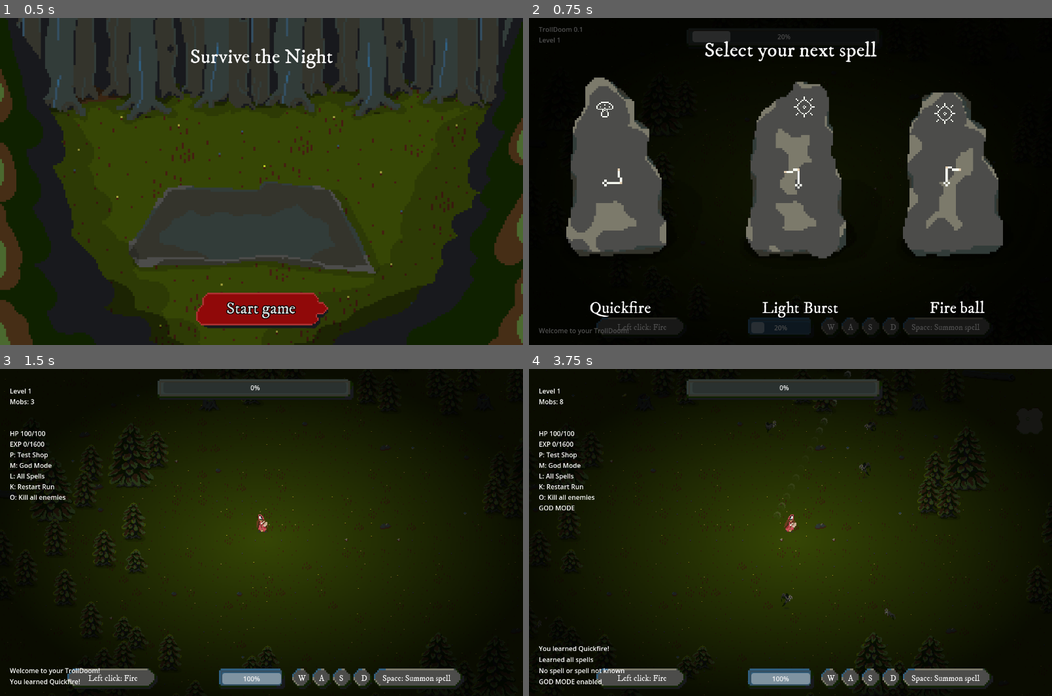
Above: before the commit, frames 1-4 (two rows, left to right).
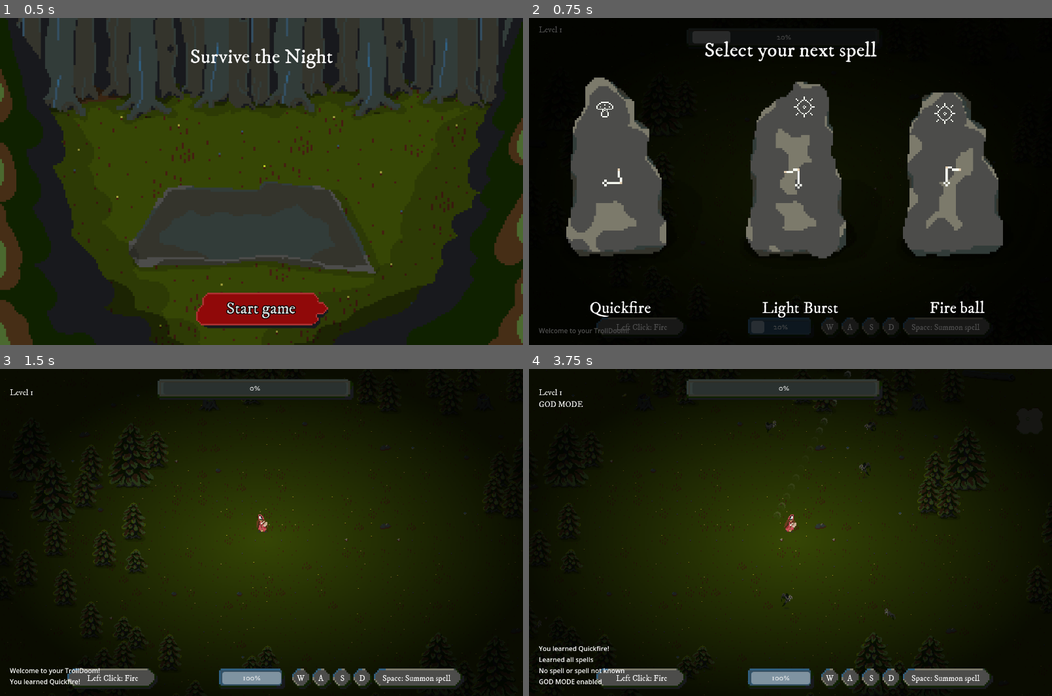
Above: after the commit, the same moments.

Repository: milestone-dev/ld55
Game: Godot game, scene res://scenes/start.tscn
The game is run twice, just before and just after one commit, with the same random seed, the same clock (stepped at 60 frames per second) and the same inputs.
Inputs (mouse positions are in pixels of both pictures, inside the frame that each line leads up to):
- Up to frame 1 (0.5 s): no input
- Up to frame 2 (0.75 s): click "Start game" at 0.5 s
- Up to frame 3 (1.5 s): click "Quickfire" at 1.25 s
- Up to frame 4 (3.75 s): tap Enter at 2 s; move the mouse to (905, 516) at 2.02 s; hold D (move_right) 2.03-2.75 s; tap L (dev_allspells) at 2.1 s; click (905, 516) at 2.17 s; tap Space at 2.27 s; drag from (685, 548) to (900, 509) at 2.77 s; move the mouse to (842, 460) at 3.52 s; hold D (move_right) from 3.53 s (still down); tap 0 (dev_godmode) at 3.6 s

Frame 1 is identical in both runs. In frame 2, 0.2% of the frame differs, in the area x 1-71%, y 2-96%; in frame 3, 0.8%; in frame 4, 1.0%, in the area x 1-71%, y 5-96%.

Commit message:
Tweak guides

Diff:
--- a/scenes/casting_ui.tscn
+++ b/scenes/casting_ui.tscn
@@ -21,8 +21,15 @@
 [ext_resource type="AudioStream" uid="uid://cqbvw5sg3egca" path="res://assets/audio/sfx/DRUM15.ogg" id="19_ogir0"]
 [ext_resource type="AudioStream" uid="uid://uo3xnqrmj4wr" path="res://assets/audio/sfx/DRUM16.ogg" id="20_pyrhe"]
 [ext_resource type="Texture2D" uid="uid://bdtkat6fvtmf1" path="res://assets/sprites/GUIDE_DECA1.png" id="21_ralcp"]
-
-[node name="CastingUI" type="Control" node_paths=PackedStringArray("node_container", "line", "first_node", "hint_runes")]
+[ext_resource type="FontFile" uid="uid://dlsvdxtmmnmde" path="res://assets/fonts/IMFellDWPica-Regular.ttf" id="22_mprdl"]
+
+[sub_resource type="LabelSettings" id="LabelSettings_1j8b2"]
+font = ExtResource("22_mprdl")
+font_size = 28
+shadow_size = 3
+shadow_color = Color(0, 0, 0, 0.780392)
+
+[node name="CastingUI" type="Control" node_paths=PackedStringArray("node_container", "line", "first_node", "hint_runes", "hint_labels")]
 layout_mode = 3
 anchors_preset = 0
 script = ExtResource("1_0enga")
@@ -30,10 +37,11 @@
 line = NodePath("Line2D")
 first_node = NodePath("NodeContainers/A0")
 hint_runes = [NodePath("Hints/0"), NodePath("Hints/1"), NodePath("Hints/2"), NodePath("Hints/3"), NodePath("Hints/4"), NodePath("Hints/5"), NodePath("Hints/6"), NodePath("Hints/7")]
+hint_labels = [NodePath("Hints/Label0"), NodePath("Hints/Label1"), NodePath("Hints/Label2"), NodePath("Hints/Label3"), NodePath("Hints/Label4"), NodePath("Hints/Label5"), NodePath("Hints/Label6"), NodePath("Hints/Label7")]
 snap_distance = 8
 
 [node name="DrumBase" type="TextureRect" parent="."]
-modulate = Color(1, 1, 1, 0.235294)
+modulate = Color(1, 1, 1, 0.301961)
 layout_mode = 0
 offset_left = -80.0
 offset_top = -114.0
@@ -409,82 +417,210 @@
 offset_right = 40.0
 offset_bottom = 40.0
 
+[node name="Label0" type="Label" parent="Hints"]
+layout_mode = 1
+anchors_preset = 15
+anchor_right = 1.0
+anchor_bottom = 1.0
+offset_left = -232.0
+offset_top = -64.0
+offset_right = -141.0
+offset_bottom = -64.0
+grow_horizontal = 2
+grow_vertical = 2
+text = "Spell Name"
+label_settings = SubResource("LabelSettings_1j8b2")
+horizontal_alignment = 1
+vertical_alignment = 1
+
+[node name="Label1" type="Label" parent="Hints"]
+layout_mode = 1
+anchors_preset = 15
+anchor_right = 1.0
+anchor_bottom = 1.0
+offset_left = 352.0
+offset_top = -64.0
+offset_right = 443.0
+offset_bottom = -64.0
+grow_horizontal = 2
+grow_vertical = 2
+text = "Spell Name"
+label_settings = SubResource("LabelSettings_1j8b2")
+horizontal_alignment = 1
+vertical_alignment = 1
+
+[node name="Label2" type="Label" parent="Hints"]
+layout_mode = 1
+anchors_preset = 15
+anchor_right = 1.0
+anchor_bottom = 1.0
+offset_left = -280.0
+offset_top = 88.0
+offset_right = -189.0
+offset_bottom = 88.0
+grow_horizontal = 2
+grow_vertical = 2
+text = "Spell Name"
+label_settings = SubResource("LabelSettings_1j8b2")
+horizontal_alignment = 1
+vertical_alignment = 1
+
+[node name="Label3" type="Label" parent="Hints"]
+layout_mode = 1
+anchors_preset = 15
+anchor_right = 1.0
+anchor_bottom = 1.0
+offset_left = 400.0
+offset_top = 88.0
+offset_right = 491.0
+offset_bottom = 88.0
+grow_horizontal = 2
+grow_vertical = 2
+text = "Spell Name"
+label_settings = SubResource("LabelSettings_1j8b2")
+horizontal_alignment = 1
+vertical_alignment = 1
+
+[node name="Label4" type="Label" parent="Hints"]
+layout_mode = 1
+anchors_preset = 15
+anchor_right = 1.0
+anchor_bottom = 1.0
+offset_left = -280.0
+offset_top = 240.0
+offset_right = -189.0
+offset_bottom = 240.0
+grow_horizontal = 2
+grow_vertical = 2
+text = "Spell Name"
+label_settings = SubResource("LabelSettings_1j8b2")
+horizontal_alignment = 1
+vertical_alignment = 1
+
+[node name="Label5" type="Label" parent="Hints"]
+layout_mode = 1
+anchors_preset = 15
+anchor_right = 1.0
+anchor_bottom = 1.0
+offset_left = 400.0
+offset_top = 240.0
+offset_right = 491.0
+offset_bottom = 240.0
+grow_horizontal = 2
+grow_vertical = 2
+text = "Spell Name"
+label_settings = SubResource("LabelSettings_1j8b2")
+horizontal_alignment = 1
+vertical_alignment = 1
+
+[node name="Label6" type="Label" parent="Hints"]
+layout_mode = 1
+anchors_preset = 15
+anchor_right = 1.0
+anchor_bottom = 1.0
+offset_left = -232.0
+offset_top = 392.0
+offset_right = -141.0
+offset_bottom = 392.0
+grow_horizontal = 2
+grow_vertical = 2
+text = "Spell Name"
+label_settings = SubResource("LabelSettings_1j8b2")
+horizontal_alignment = 1
+vertical_alignment = 1
+
+[node name="Label7" type="Label" parent="Hints"]
+layout_mode = 1
+anchors_preset = 15
+anchor_right = 1.0
+anchor_bottom = 1.0
+offset_left = 352.0
+offset_top = 392.0
+offset_right = 443.0
+offset_bottom = 392.0
+grow_horizontal = 2
+grow_vertical = 2
+text = "Spell Name"
+label_settings = SubResource("LabelSettings_1j8b2")
+horizontal_alignment = 1
+vertical_alignment = 1
+
 [node name="0" type="TextureRect" parent="Hints"]
 texture_filter = 1
 layout_mode = 0
-offset_left = 96.0
-offset_top = -176.0
-offset_right = 136.0
-offset_bottom = -136.0
+offset_left = -208.0
+offset_top = -144.0
+offset_right = -168.0
+offset_bottom = -104.0
 scale = Vector2(2, 2)
 texture = ExtResource("21_ralcp")
 
 [node name="1" type="TextureRect" parent="Hints"]
 texture_filter = 1
 layout_mode = 0
-offset_left = 288.0
-offset_top = -88.0
-offset_right = 328.0
-offset_bottom = -48.0
+offset_left = 376.0
+offset_top = -144.0
+offset_right = 416.0
+offset_bottom = -104.0
 scale = Vector2(2, 2)
 texture = ExtResource("21_ralcp")
 
 [node name="2" type="TextureRect" parent="Hints"]
 texture_filter = 1
 layout_mode = 0
-offset_left = 344.0
-offset_top = 88.0
-offset_right = 384.0
-offset_bottom = 128.0
+offset_left = -256.0
+offset_top = 8.0
+offset_right = -216.0
+offset_bottom = 48.0
 scale = Vector2(2, 2)
 texture = ExtResource("21_ralcp")
 
 [node name="3" type="TextureRect" parent="Hints"]
 texture_filter = 1
 layout_mode = 0
-offset_left = 304.0
-offset_top = 296.0
-offset_right = 344.0
-offset_bottom = 336.0
+offset_left = 424.0
+offset_top = 8.0
+offset_right = 464.0
+offset_bottom = 48.0
 scale = Vector2(2, 2)
 texture = ExtResource("21_ralcp")
 
 [node name="4" type="TextureRect" parent="Hints"]
 texture_filter = 1
 layout_mode = 0
-offset_left = 96.0
-offset_top = 384.0
-offset_right = 136.0
-offset_bottom = 424.0
+offset_left = -256.0
+offset_top = 160.0
+offset_right = -216.0
+offset_bottom = 200.0
 scale = Vector2(2, 2)
 texture = ExtResource("21_ralcp")
 
 [node name="5" type="TextureRect" parent="Hints"]
 texture_filter = 1
 layout_mode = 0
-offset_left = -104.0
-offset_top = 304.0
-offset_right = -64.0
-offset_bottom = 344.0
+offset_left = 424.0
+offset_top = 160.0
+offset_right = 464.0
+offset_bottom = 200.0
 scale = Vector2(2, 2)
 texture = ExtResource("21_ralcp")
 
 [node name="6" type="TextureRect" parent="Hints"]
 texture_filter = 1
 layout_mode = 0
-offset_left = -168.0
-offset_top = 88.0
-offset_right = -128.0
-offset_bottom = 128.0
+offset_left = -208.0
+offset_top = 312.0
+offset_right = -168.0
+offset_bottom = 352.0
 scale = Vector2(2, 2)
 texture = ExtResource("21_ralcp")
 
 [node name="7" type="TextureRect" parent="Hints"]
 texture_filter = 1
 layout_mode = 0
-offset_left = -88.0
-offset_top = -96.0
-offset_right = -48.0
-offset_bottom = -56.0
-scale = Vector2(2, 2)
-texture = ExtResource("21_ralcp")
+offset_left = 376.0
+offset_top = 312.0
+offset_right = 416.0
+offset_bottom = 352.0
+scale = Vector2(2, 2)
+texture = ExtResource("21_ralcp")
--- a/scenes/hud.tscn
+++ b/scenes/hud.tscn
@@ -1,10 +1,8 @@
-[gd_scene load_steps=5 format=3 uid="uid://c50c2o4r2knhr"]
+[gd_scene load_steps=4 format=3 uid="uid://c50c2o4r2knhr"]
 
 [ext_resource type="Script" path="res://scripts/hud.gd" id="1_w35my"]
 [ext_resource type="Texture2D" uid="uid://drc50ew1hy6p1" path="res://assets/sprites/hud.png" id="2_si200"]
 [ext_resource type="FontFile" uid="uid://dlsvdxtmmnmde" path="res://assets/fonts/IMFellDWPica-Regular.ttf" id="3_t7ut6"]
-
-[sub_resource type="Theme" id="Theme_ea0ub"]
 
 [node name="HUD" type="Control" node_paths=PackedStringArray("hp_bar", "exp_bar", "label", "log_container")]
 layout_mode = 3
@@ -38,7 +36,6 @@
 offset_bottom = 776.0
 grow_horizontal = 2
 size_flags_vertical = 8
-theme = SubResource("Theme_ea0ub")
 theme_override_fonts/normal_font = ExtResource("3_t7ut6")
 theme_override_font_sizes/normal_font_size = 20
 bbcode_enabled = true
@@ -50,13 +47,12 @@
 anchors_preset = 5
 anchor_left = 0.5
 anchor_right = 0.5
-offset_left = 80.0
+offset_left = 77.0
 offset_top = 744.0
-offset_right = 120.0
+offset_right = 117.0
 offset_bottom = 776.0
 grow_horizontal = 2
 size_flags_vertical = 8
-theme = SubResource("Theme_ea0ub")
 theme_override_fonts/normal_font = ExtResource("3_t7ut6")
 theme_override_font_sizes/normal_font_size = 20
 bbcode_enabled = true
@@ -68,13 +64,12 @@
 anchors_preset = 5
 anchor_left = 0.5
 anchor_right = 0.5
-offset_left = 128.0
+offset_left = 126.0
 offset_top = 744.0
-offset_right = 168.0
+offset_right = 166.0
 offset_bottom = 776.0
 grow_horizontal = 2
 size_flags_vertical = 8
-theme = SubResource("Theme_ea0ub")
 theme_override_fonts/normal_font = ExtResource("3_t7ut6")
 theme_override_font_sizes/normal_font_size = 20
 bbcode_enabled = true
@@ -86,13 +81,12 @@
 anchors_preset = 5
 anchor_left = 0.5
 anchor_right = 0.5
-offset_left = 176.0
+offset_left = 179.0
 offset_top = 744.0
-offset_right = 216.0
+offset_right = 219.0
 offset_bottom = 776.0
 grow_horizontal = 2
 size_flags_vertical = 8
-theme = SubResource("Theme_ea0ub")
 theme_override_fonts/normal_font = ExtResource("3_t7ut6")
 theme_override_font_sizes/normal_font_size = 20
 bbcode_enabled = true
@@ -104,13 +98,12 @@
 anchors_preset = 5
 anchor_left = 0.5
 anchor_right = 0.5
-offset_left = 232.0
+offset_left = 227.0
 offset_top = 744.0
-offset_right = 272.0
+offset_right = 267.0
 offset_bottom = 776.0
 grow_horizontal = 2
 size_flags_vertical = 8
-theme = SubResource("Theme_ea0ub")
 theme_override_fonts/normal_font = ExtResource("3_t7ut6")
 theme_override_font_sizes/normal_font_size = 20
 bbcode_enabled = true
@@ -128,11 +121,10 @@
 offset_bottom = 776.0
 grow_horizontal = 2
 size_flags_vertical = 8
-theme = SubResource("Theme_ea0ub")
 theme_override_fonts/normal_font = ExtResource("3_t7ut6")
 theme_override_font_sizes/normal_font_size = 20
 bbcode_enabled = true
-text = "[center]Left click: Fire"
+text = "[center]Left Click: Fire"
 fit_content = true
 
 [node name="HPProgressBar" type="ProgressBar" parent="."]
@@ -149,6 +141,8 @@
 offset_bottom = -29.0
 grow_horizontal = 2
 grow_vertical = 0
+theme_override_fonts/font = ExtResource("3_t7ut6")
+theme_override_font_sizes/font_size = 20
 value = 20.0
 
 [node name="EXPProgressBar" type="ProgressBar" parent="."]
@@ -158,6 +152,8 @@
 offset_top = 32.0
 offset_right = 848.0
 offset_bottom = 59.0
+theme_override_fonts/font = ExtResource("3_t7ut6")
+theme_override_font_sizes/font_size = 20
 value = 20.0
 
 [node name="Label" type="Label" parent="."]
@@ -166,8 +162,9 @@
 offset_top = 16.0
 offset_right = 280.0
 offset_bottom = 88.0
-text = "TrollDoom 0.1
-Level 1"
+theme_override_fonts/font = ExtResource("3_t7ut6")
+theme_override_font_sizes/font_size = 20
+text = "Level 1"
 
 [node name="VBoxContainer" type="VBoxContainer" parent="."]
 custom_minimum_size = Vector2(250, 2.08165e-12)
--- a/scenes/player.tscn
+++ b/scenes/player.tscn
@@ -348,22 +348,22 @@
 grow_vertical = 2
 texture = SubResource("GradientTexture2D_gmqsp")
 
+[node name="HUD" parent="CanvasLayer" instance=ExtResource("4_n0tr4")]
+
 [node name="CastingUI" parent="CanvasLayer" node_paths=PackedStringArray("player") instance=ExtResource("2_6xmc5")]
 anchors_preset = 8
 anchor_left = 0.5
 anchor_top = 0.5
 anchor_right = 0.5
 anchor_bottom = 0.5
-offset_left = -128.0
-offset_top = -128.0
-offset_right = -128.0
-offset_bottom = -128.0
+offset_left = -136.0
+offset_top = -168.0
+offset_right = -136.0
+offset_bottom = -168.0
 grow_horizontal = 2
 grow_vertical = 2
 player = NodePath("../..")
 
-[node name="HUD" parent="CanvasLayer" instance=ExtResource("4_n0tr4")]
-
 [node name="ShopScreen" parent="CanvasLayer" instance=ExtResource("6_3tdcy")]
 visible = false
 
--- a/scripts/casting.gd
+++ b/scripts/casting.gd
@@ -9,6 +9,7 @@
 @export var valid: Array[Panel];
 @export var player: Player;
 @export var hint_runes : Array[TextureRect];
+@export var hint_labels : Array[Label];
 
 @export_group("Spell drawing")
 @export var magnet_enabled = true;
@@ -49,7 +50,6 @@
 		mouse_origin = Vector2.ZERO;
 		active = false;
 		line.clear_points()
-		#print("end drag");
 		cast_complete.emit(conneted_nodes);
 		reset_nodes();
 		visible = false;
@@ -57,12 +57,18 @@
 		Input.mouse_mode = Input.MOUSE_MODE_VISIBLE
 
 	if is_holding_activation_key and not active:
+		var i = 0;
 		for tr : TextureRect in hint_runes:
+			var label = hint_labels[i];
 			tr.hide()
+			label.hide()
 			var index = hint_runes.find(tr)
 			if player.learned_spells.size() >= index+1 and player.learned_spells[index] != null:
-				tr.texture = player.learned_spells[index].spell_guide
-				tr.show()
+				tr.texture = player.learned_spells[index].spell_guide;
+				tr.show();
+				label.show()
+				label.text = player.learned_spells[index].name;
+			i+=1
 		visible = true;
 		#Input.warp_mouse(panel.position + first_node.position + first_node.pivot_offset)
 		mouse_origin = get_viewport().get_mouse_position();
--- a/scripts/player.gd
+++ b/scripts/player.gd
@@ -103,10 +103,9 @@
 	hud.exp_bar.max_value = max_experience;
 
 	hud.label.text = "\nLevel %d" % (level + 1);
-	hud.label.text += "\nMobs: %d" % (get_tree().get_nodes_in_group("mob").size());
-
-	if true:
-		hud.label.text += "\n\n"
+
+	if false:
+		hud.label.text += "\nMobs: %d" % (get_tree().get_nodes_in_group("mob").size());
 		hud.label.text += "\nHP %s/%s" % [hp, max_hp]
 		hud.label.text += "\nEXP %s/%s" % [experience, max_experience]
 		hud.label.text += "\nP: Test Shop"
Not shown: 1 places in scenes/casting_ui.tscn that only renumber resources
